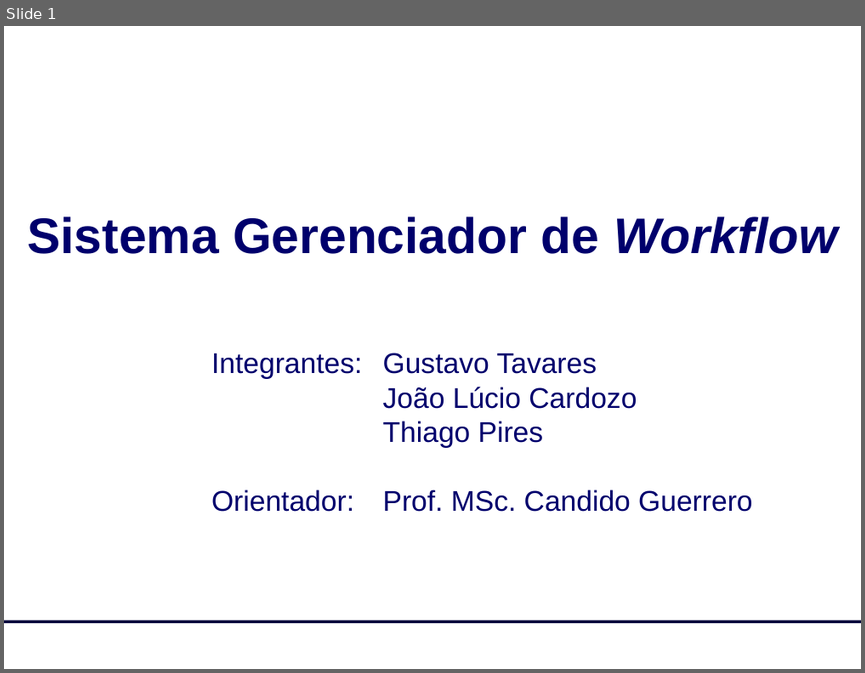
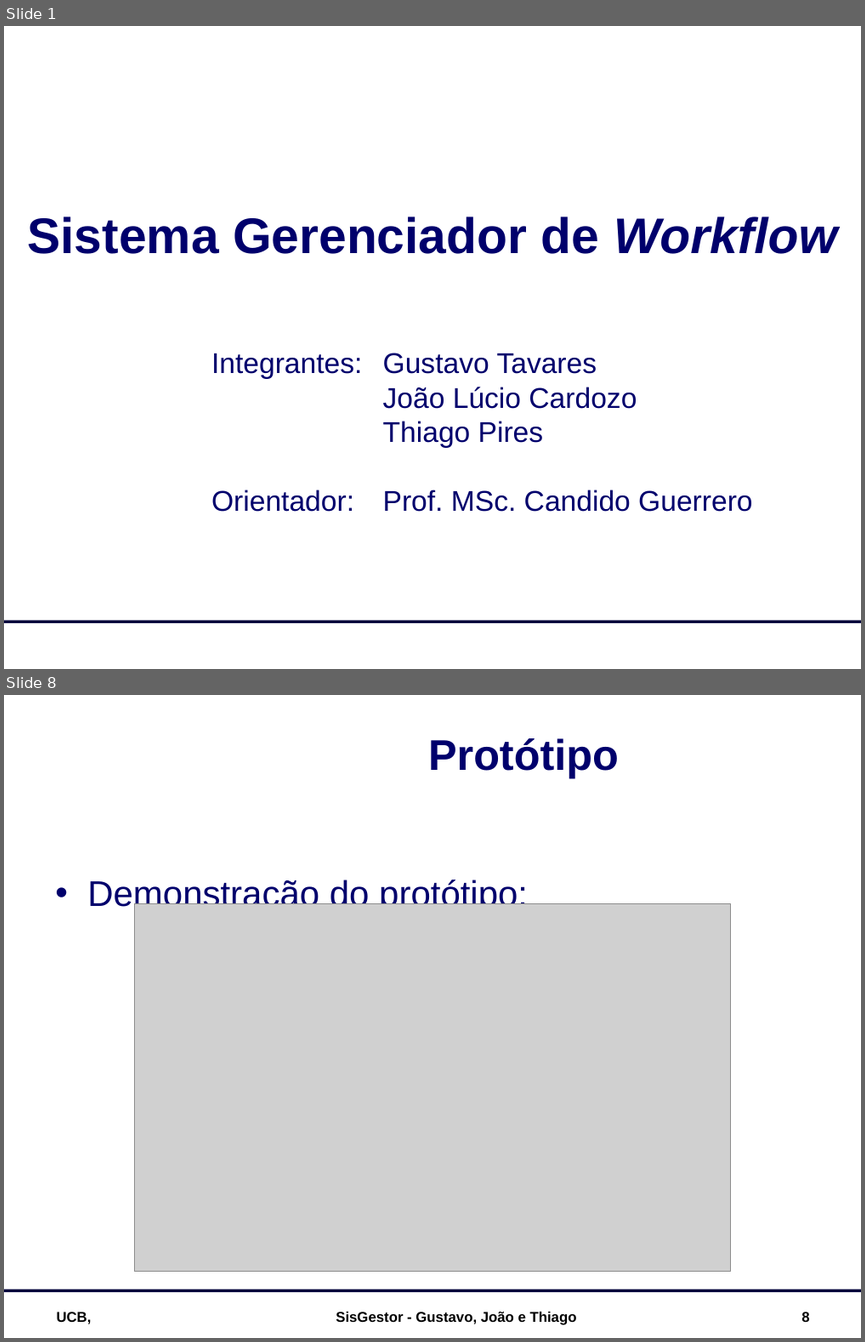
Before and after one commit to luciahsp/sisgestor, a slide deck: documentacao/SisGestor_Apresentação.ppt. Shown one above the other, each under a label of ours: slide 1 before the commit, slides 1 and 8 after it; the slides between them are not shown. The pictures are 865x673 and 865x1342 pixels, drawn with LibreOffice and Linux fonts; fonts in the diff are those of the drawing; grey boxes stand for pictures; background and template pictures are left out. Boxes give left, top, right and bottom in pixels: in the first picture for what was removed or moved away, otherwise in the second. Text is boxed around its words. In the diff, an @@ line names an element or a change of style, - is before the commit and + after.

```diff
--- a/documentacao/SisGestor_Apresentação.ppt
+++ b/documentacao/SisGestor_Apresentação.ppt
@@ slide 8 added at box(4, 695, 861, 1338), background picture (left out); not listed: 1 template element that a slide beside it also shows @@
@@ title added at box(428, 738, 619, 778), 36 pt, text #00006C, bold @@
+Protótipo
@@ text added at box(87, 878, 528, 913), 30 pt, text #00006C @@
+• Demonstração do protótipo:
@@ picture added at box(134, 904, 731, 1271) @@
@@ text added at box(57, 1311, 92, 1324), 12 pt, text #000000, bold @@
+UCB,
@@ text added at box(336, 1311, 577, 1325), 12 pt, text #000000, bold @@
+SisGestor - Gustavo, João e Thiago
@@ page number added at box(801, 1311, 809, 1321), 12 pt, text #000000, bold @@
+8
```
Also in this commit, not shown: 7 slides changed, 2 other slides added, 3 slides removed, 1 other file.
